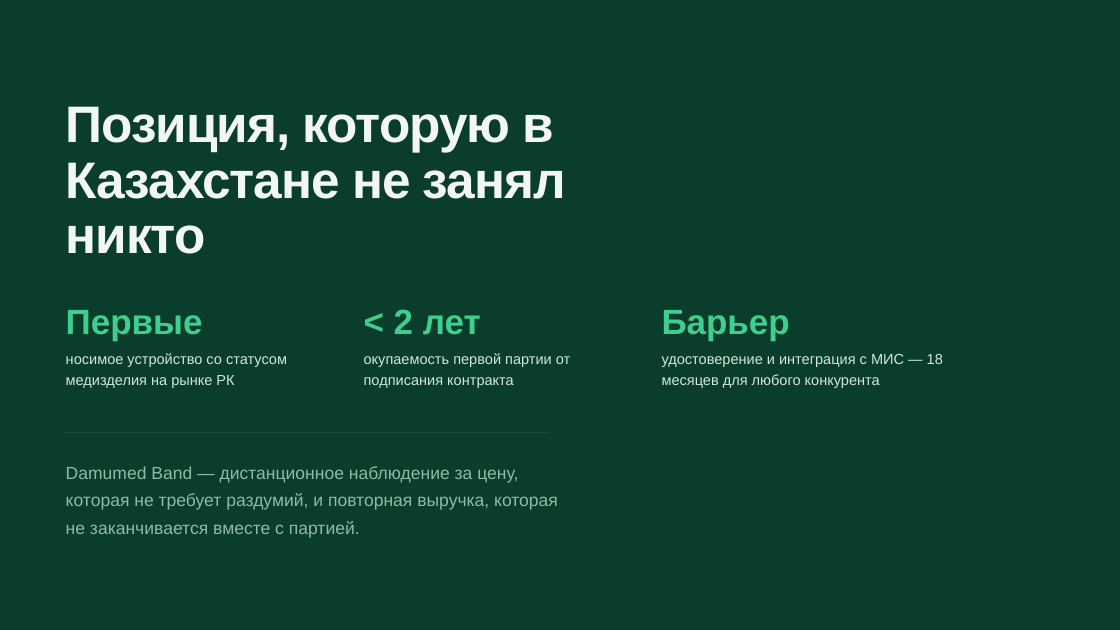
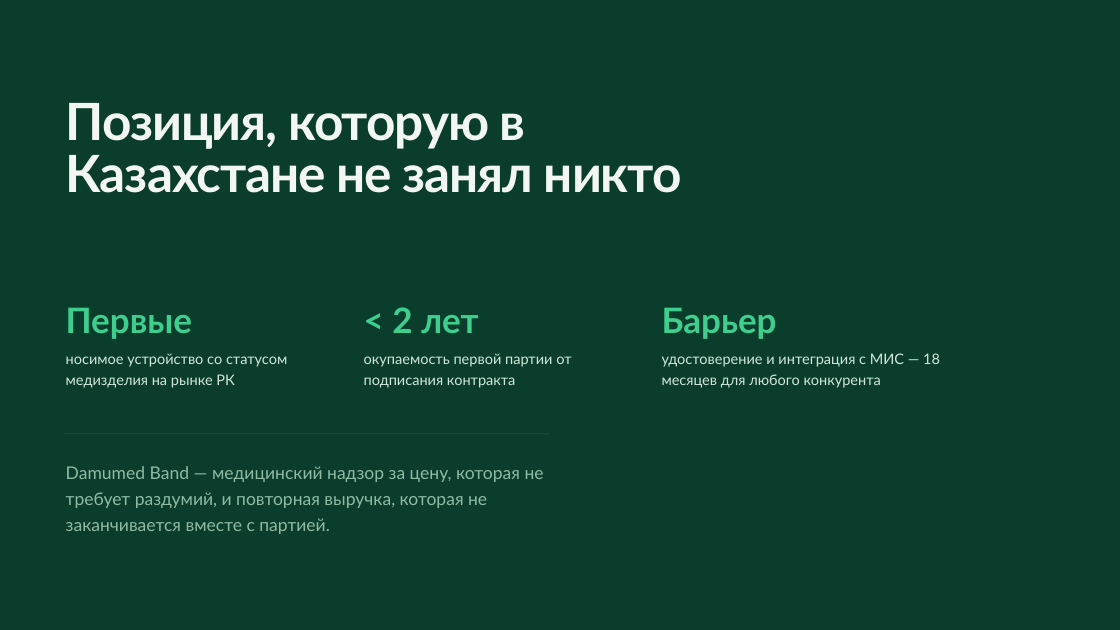
Before and after one commit to Beibute/damumed-band, a slide deck: slide 16 of files/damumed-band-prezentaciya.pptx. Drawn at 1120x630 pixels with LibreOffice and Linux fonts; fonts in the diff are those of the drawing. Boxes give left, top, right and bottom in pixels: in the first picture for what was removed or moved away, otherwise in the second. Text is boxed around its words. In the diff, an @@ line names an element or a change of style, - is before the commit and + after.

```diff
--- a/files/damumed-band-prezentaciya.pptx
+++ b/files/damumed-band-prezentaciya.pptx
@@ text "Позиция, которую в Казахстане не ..." at box(66, 103, 682, 193): font Arial to Lato; line spacing 0.91 to 0.87 @@
@@ font Arial to Lato in 3 elements at box(66, 307, 192, 339), box(392, 307, 478, 333), box(662, 307, 777, 339) @@
@@ font Arial to Lato; line spacing 1.21 to 1.17 in 3 elements at box(66, 353, 287, 388), box(364, 353, 571, 388), box(662, 353, 940, 388) @@
@@ text at box(66, 466, 544, 534): text changed; font Arial to Lato @@
-Damumed Band — дистанционное наблюдение за цену, которая не требует раздумий, и повторная выручка, которая не заканчивается вместе с партией.
+Damumed Band — медицинский надзор за цену, которая не требует раздумий, и повторная выручка, которая не заканчивается вместе с партией.
```
Also in this commit, not shown: 15 other slides changed.
